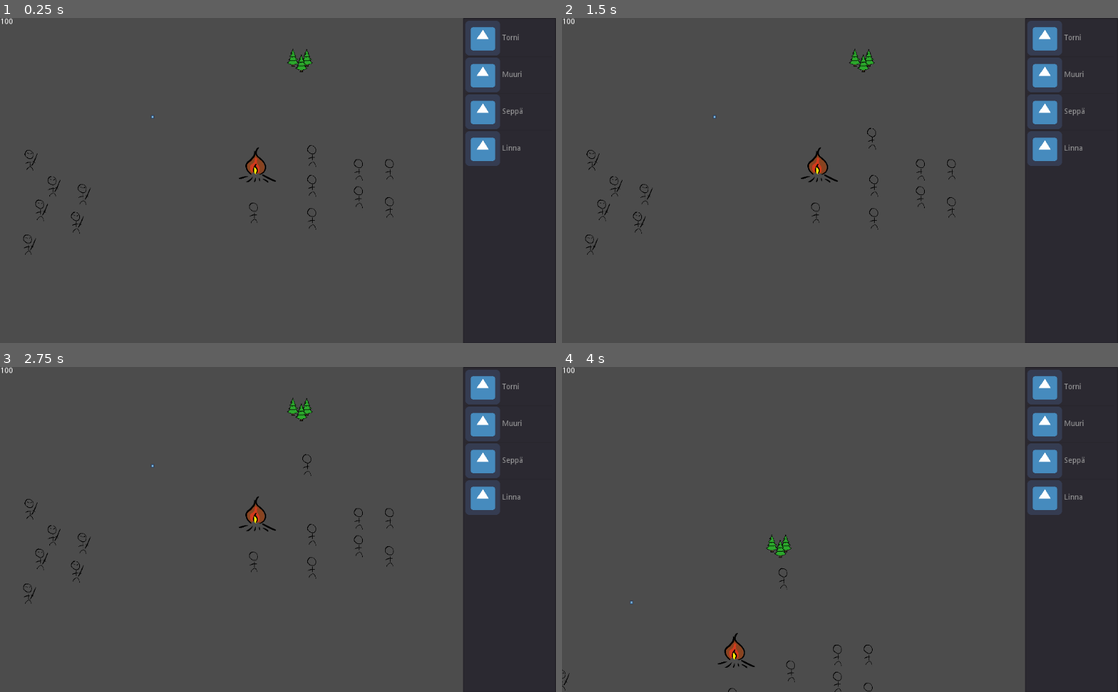
Above: before the commit, frames 1-4 (two rows, left to right).
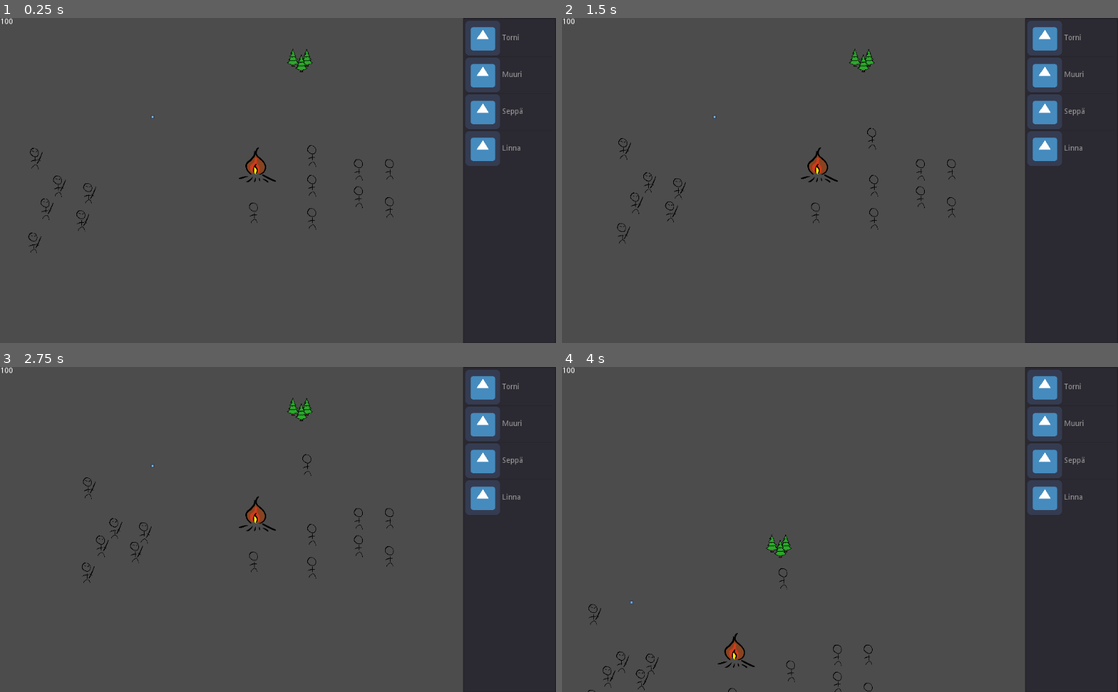
Above: after the commit, the same moments.

Repository: fedzel/pimi-tdogotit
Game: Godot game, scene res://Scenes/World.tscn
Two runs of this game, one before a commit and one after it. Both use one fixed random seed, a clock stepped at 60 frames per second and the inputs below. The engine's default icon, where the game draws it, is replaced by a stand-in: a white triangle on a blue panel in a dark square.
Inputs (mouse positions are in pixels of both pictures, inside the frame that each line leads up to):
- Up to frame 1 (0.25 s): no input
- Up to frame 2 (1.5 s): move the mouse to (862, 63) at 0.52 s; press the mouse at (862, 63) at 0.53 s; move the mouse to (728, 196) at 1.27 s; release the mouse at (728, 196) at 1.28 s; click (728, 196) at 1.35 s
- Up to frame 3 (2.75 s): move the mouse to (333, 458) at 2.02 s; hold Middle mouse button (middle_mouse_button) from 2.03 s (still down); click (333, 458) at 2.3 s
- Up to frame 4 (4 s): move the mouse to (812, 594) at 2.77 s; release Middle mouse button (middle_mouse_button) at 2.78 s; click (812, 594) at 2.85 s; move the mouse to (1006, 578) at 3.52 s; press the mouse at (1006, 578) at 3.53 s

The runs differ from the first frame. In frame 1, 0.3% of the frame differs, in the area x 4-18%, y 39-73%; in frame 2, 0.3%, in the area x 4-23%, y 36-73%; in frame 3, 0.3%; in frame 4, 0.2%.

Commit message:
Buildings change navigation mesh

Diff:
--- a/Scenes/Building.tscn
+++ b/Scenes/Building.tscn
@@ -41,3 +41,9 @@
 fixed_fps = 60
 process_material = SubResource( 4 )
 texture = ExtResource( 2 )
+
+[node name="CutoutPolygon" type="Polygon2D" parent="."]
+position = Vector2( -1.78814e-07, 4.17233e-07 )
+scale = Vector2( 0.889312, 0.852416 )
+color = Color( 1, 1, 1, 0 )
+polygon = PoolVector2Array( 10, -10, -10, -10, -10, 10, 10, 10 )
--- a/Scenes/ConstructionSite.tscn
+++ b/Scenes/ConstructionSite.tscn
@@ -3,5 +3,5 @@
 [ext_resource path="res://Scenes/Building.tscn" type="PackedScene" id=1]
 [ext_resource path="res://Scripts/ConstructionSite.gd" type="Script" id=2]
 
-[node name="ConstructionSite" index="0" instance=ExtResource( 1 )]
+[node name="ConstructionSite" instance=ExtResource( 1 )]
 script = ExtResource( 2 )
--- a/Scenes/Tower.tscn
+++ b/Scenes/Tower.tscn
@@ -9,3 +9,8 @@
 
 [node name="Sprite" parent="." index="1"]
 texture = ExtResource( 3 )
+
+[node name="CutoutPolygon" parent="." index="3"]
+position = Vector2( -1.78814e-07, 43.948 )
+scale = Vector2( 0.668003, 5.3948 )
+polygon = PoolVector2Array( 12.4245, -9.75227, -12.1494, -9.78916, -12.2983, -6.56192, 11.9777, -6.5988 )
--- a/Scenes/World.tscn
+++ b/Scenes/World.tscn
@@ -3,9 +3,9 @@
 [ext_resource path="res://Scripts/World.gd" type="Script" id=1]
 [ext_resource path="res://Scenes/ExtinguisherEnemy.tscn" type="PackedScene" id=2]
 [ext_resource path="res://Scenes/Bonfire.tscn" type="PackedScene" id=3]
-[ext_resource path="res://Scenes/Tower.tscn" type="PackedScene" id=4]
-[ext_resource path="res://Scenes/Tree.tscn" type="PackedScene" id=5]
-[ext_resource path="res://Scripts/NavigationController.gd" type="Script" id=6]
+[ext_resource path="res://Scenes/Tree.tscn" type="PackedScene" id=4]
+[ext_resource path="res://Scripts/NavigationController.gd" type="Script" id=5]
+[ext_resource path="res://Scenes/Tower.tscn" type="PackedScene" id=6]
 [ext_resource path="res://Scenes/Villager.tscn" type="PackedScene" id=7]
 [ext_resource path="res://Scenes/SaboteurEnemy.tscn" type="PackedScene" id=8]
 [ext_resource path="res://Scripts/Camera2D.gd" type="Script" id=9]
@@ -29,14 +29,16 @@
 collision_layer = 1
 collision_mask = 1
 
-[node name="Tower" parent="." instance=ExtResource( 4 )]
-position = Vector2( 281.078, 182.497 )
-
-[node name="Woods" parent="." instance=ExtResource( 5 )]
+[node name="Woods" parent="." instance=ExtResource( 4 )]
 position = Vector2( 553.245, 83.0368 )
 
 [node name="Navigation2D" type="Navigation2D" parent="."]
-script = ExtResource( 6 )
+script = ExtResource( 5 )
+
+[node name="Buildings" type="Node2D" parent="Navigation2D"]
+
+[node name="Tower" parent="Navigation2D/Buildings" instance=ExtResource( 6 )]
+position = Vector2( 281.078, 182.497 )
 
 [node name="Villagers" type="Node2D" parent="Navigation2D"]
 editor/display_folded = true
@@ -66,6 +68,7 @@
 position = Vector2( 467.362, 363.59 )
 
 [node name="NavigationPolygonInstance" type="NavigationPolygonInstance" parent="Navigation2D"]
+show_behind_parent = true
 navpoly = SubResource( 1 )
 __meta__ = {
 "_edit_lock_": true
--- a/Scripts/Global/EnemyList.gd
+++ b/Scripts/Global/EnemyList.gd
@@ -1,3 +1,5 @@
 extends Node
 
 var enemies = []
+
+var allMobs = []
--- a/Scripts/Mob.gd
+++ b/Scripts/Mob.gd
@@ -4,6 +4,8 @@
 var _speed = 10
 
 var path := PoolVector2Array() setget set_path
+
+var _prevTarget = null
 
 #func _physics_process(delta):
 #	var pos = target - position
@@ -14,12 +16,23 @@
 func ready() -> void:
 	set_process(false)
 
+func _ready():
+	EnemyList.allMobs.append(self)
+
+func _exit_tree():
+	EnemyList.allMobs.erase(self)
+
 func _process(delta : float) -> void:
 	var move_distance = _speed * delta
 	move_along_path(move_distance)
 
 func setTarget(target: Vector2):
 	path = get_parent().get_parent().getPath(position, target)
+	_prevTarget = target
+
+func recalculatePath():
+	if _prevTarget != null:
+		setTarget(_prevTarget)
 
 
 func move_along_path(distance : float) -> void:
--- a/Scripts/NavigationController.gd
+++ b/Scripts/NavigationController.gd
@@ -5,27 +5,30 @@
 #onready var Cutout = get_node("Navigation2D/Cutout")
 
 
-func _ready():
-	modifyNavPoly()
-
-
 func getPath(from: Vector2, to: Vector2):
 	return self.get_simple_path(from, to)
 
-func adjustPolygonPosition(inTransform, inPolygon):
+func adjustPolygonPosition(inTransform, inPolygon, offset):
 	var outPolygon = PoolVector2Array()
 	var finalTransform = NavPolyInstance.transform.inverse() * inTransform
 
 	for vertex in inPolygon:
-		outPolygon.append(finalTransform.xform(vertex))
+		var finalVertex = finalTransform.xform(vertex)
+		finalVertex.x += offset.x
+		finalVertex.y += offset.y
+		outPolygon.append(finalVertex)
 
 	return outPolygon
 
-func modifyNavPoly():
-	pass
-#	THIS IS NEEDED FOR REMOVING WALKABLE AREAS WHEN IT IS IMPLEMENTED
-#	NavPolyInstance.navpoly.add_outline(adjustPolygonPosition(Cutout.transform, Cutout.polygon))
-#	NavPolyInstance.navpoly.make_polygons_from_outlines()
-#	var navPolyInstance = get_node("Navigation2D/NavigationPolygonInstance")
-#	navPolyInstance.enabled = false
-#	navPolyInstance.enabled = true
+func cutout(poly, offset):
+	print("cutout")
+	NavPolyInstance.navpoly.add_outline(adjustPolygonPosition(poly.transform, poly.polygon, offset))
+	NavPolyInstance.navpoly.make_polygons_from_outlines()
+	var navPolyInstance = get_node("NavigationPolygonInstance")
+	navPolyInstance.enabled = false
+	navPolyInstance.enabled = true
+	recalculatePaths()
+
+func recalculatePaths():
+	for mob in EnemyList.allMobs:
+		mob.recalculatePath()
--- a/Scripts/Tasks/BuildTask.gd
+++ b/Scripts/Tasks/BuildTask.gd
@@ -26,6 +26,6 @@
 	print("DONE ", _scenePath)
 	var building = scene.instance()
 	building.position = _constructionSite.position
-	var root = _constructionSite.get_tree().get_root().get_node("Node2D")
+	var root = _constructionSite.get_tree().get_root().get_node("Node2D/Navigation2D/Buildings")
 	root.add_child(building)
 	_constructionSite.queue_free()
--- a/Scripts/Tower.gd
+++ b/Scripts/Tower.gd
@@ -4,10 +4,18 @@
 var _cooldown = 0
 var _maxCooldown = 1
 
+var _cutoutDone = false
+
+onready var cutoutPolygon = $CutoutPolygon
+
 func _ready():
 	BuildingList.towers.append(self)
 
 func _process(delta):
+	if _cutoutDone == false:
+		cutout()
+		_cutoutDone = true
+
 	for enemy in EnemyList.enemies:
 		if enemy.position.distance_to(position) < 100:
 			_cooldown += delta
@@ -20,3 +28,7 @@
 				bullet.target = enemy.position
 				_cooldown = 0
 			continue
+
+func cutout():
+	#cutoutPolygon.offset = position
+	get_parent().get_parent().cutout(cutoutPolygon, position)
--- a/Scripts/World.gd
+++ b/Scripts/World.gd
@@ -10,11 +10,11 @@
 
 func _input(event):
 	if event.is_action_pressed("left_click") && _mouseOnGUI == false && _buildingPath != null:
-		var root = get_tree().get_root().get_node(".")
+		var parent = get_node("Navigation2D/Buildings")
 		var mousePos = get_global_mouse_position()
 		print("build ", mousePos)
 		var consite = load("res://Scenes/ConstructionSite.tscn").instance()
-		root.add_child(consite)
+		parent.add_child(consite)
 		consite.position = mousePos
 		var task = BuildTask.new(consite, _buildingPath)
 		TaskList.tasks.append(task)
